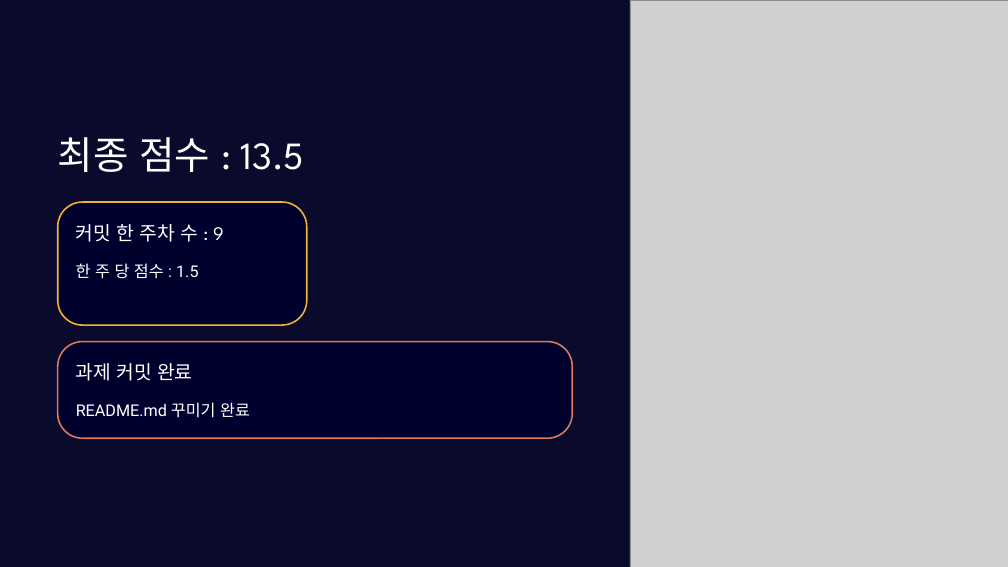
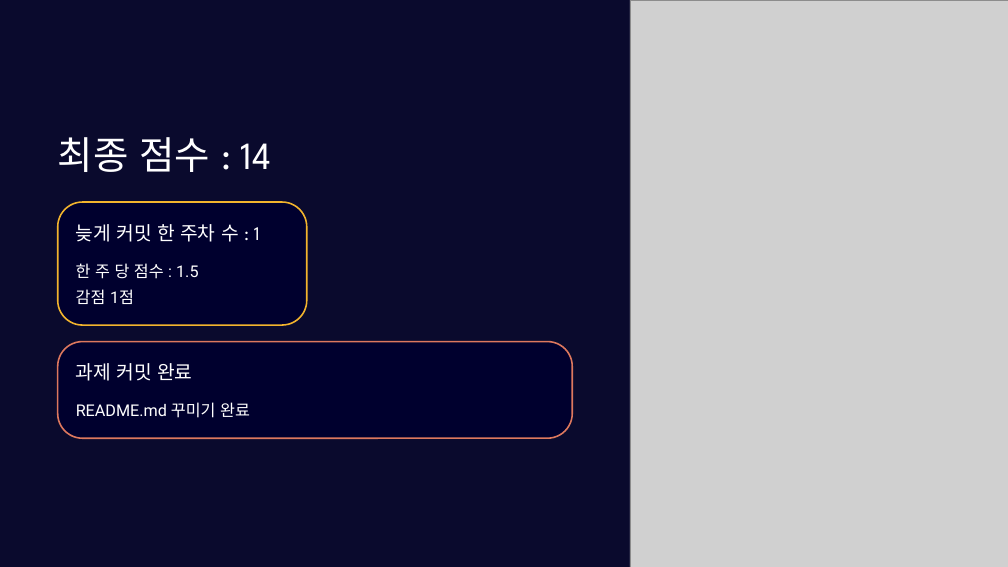
Before and after one commit to FB1937/Study_WebPA, a slide deck: slide 12 of 과제/깃허브정리.pptx (slide 11 before the commit). Drawn at 1008x567 pixels with LibreOffice and Linux fonts; fonts in the diff are those of the drawing; grey boxes stand for pictures; background and template pictures are left out; a plain dark background stands for a picture behind light text. Boxes give left, top, right and bottom in pixels: in the first picture for what was removed or moved away, otherwise in the second. Text is boxed around its words. In the diff, an @@ line names an element or a change of style, - is before the commit and + after.

Commit message:
25.6.11

```diff
--- a/과제/깃허브정리.pptx
+++ b/과제/깃허브정리.pptx
@@ text at bbox=[58, 137, 271, 172]: text changed @@
-최종 점수 : 13.5
+최종 점수 : 14
@@ text at bbox=[76, 224, 260, 242]: text changed @@
-커밋 한 주차 수 : 9
+늦게 커밋 한 주차 수 : 1
@@ text at bbox=[76, 289, 134, 304]: paragraph added @@
+감점 1점
```
Also in this commit, not shown: 1 slide added.
